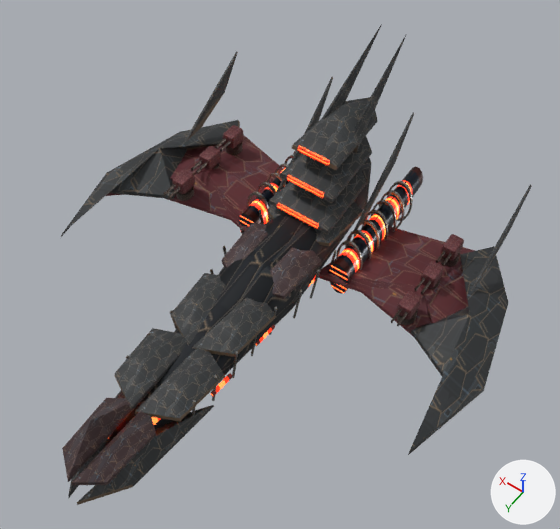
One commit to the glTF model assets/models/dynasty_cruiser_recreated.glb: the scene before it, then after it.
Before and after are seen from a 50 mm camera at (-1.66, 1.7, 3.45) aimed at (-0.17, -0.38, 0.18). The lights are fixed; the arrows at lower right show +X, +Y and +Z. The older version comes first. Vertices at exactly the same position are counted once.

Before the edit, the objects in view are built like this:
```python
me_exposed_mechanical_keel = bpy.data.meshes.new('Exposed mechanical keel')
me_exposed_mechanical_keel.from_pydata(...)  # 3409 vertices, 6486 faces; spans x -4.92..4.92, y -5.1..3.65, z -0.28..1.92
me_exposed_mechanical_keel.materials.append(mat_fleet___shared_pbr_atlas)
ob_baked_original_rig_frame = bpy.data.objects.new('Baked original rig frame', None)
ob_baked_original_rig_frame.location = (-0.000403, -0.535, -0.245)
ob_baked_original_rig_frame.rotation_euler = (0.0, 0.0, 3.14)  # degrees (0, 0, 180)
ob_baked_original_rig_frame.scale = (0.278, 0.325, 0.552)
ob_dynasty_cruiser_recreated = bpy.data.objects.new('dynasty_cruiser_recreated', me_exposed_mechanical_keel)
ob_dynasty_cruiser_recreated.parent = ob_baked_original_rig_frame
ob_dynasty_cruiser_recreated.location = (0.0, 0.0, 0.0)
```
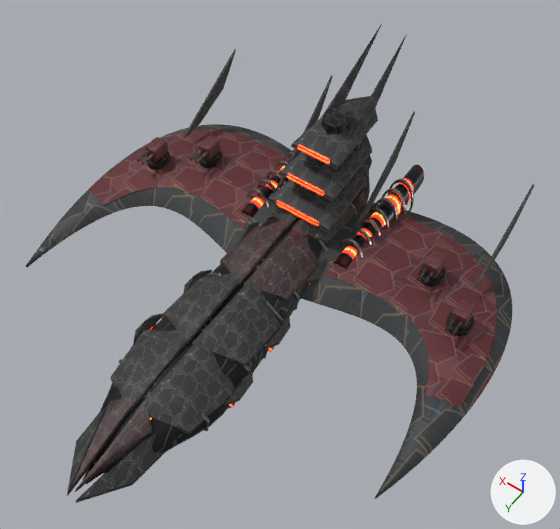
ob_baked_original_rig_frame is not drawn itself; it is the parent of ob_dynasty_cruiser_recreated.

Where the change shows, as pixel boxes (x1, y1, x2, y2) in the pictures (560 x 529 px; the box of a moved part takes in the faces that stretch with it):
'dynasty_cruiser_recreated', reshaped, moved, rescaled (8% wider)
    before: (61, 24, 532, 505)
    after: (26, 24, 534, 503)
part 1 of me_exposed_mechanical_keel, added
    after: (199, 150, 222, 168)
part 2 of me_exposed_mechanical_keel, moved or reshaped
    before: (213, 163, 219, 169)
    after: (202, 152, 219, 162)
part 3 of me_exposed_mechanical_keel, moved or reshaped
    before: (199, 146, 221, 170)
    after: (198, 135, 220, 160)
part 4 of me_exposed_mechanical_keel, moved or reshaped
    before: (191, 160, 202, 171)
    after: (190, 149, 202, 161)
part 5 of me_exposed_mechanical_keel, moved or reshaped
    before: (196, 162, 207, 174)
    after: (195, 152, 206, 163)
part 6 of me_exposed_mechanical_keel, added
    after: (147, 152, 170, 170)
part 7 of me_exposed_mechanical_keel, moved or reshaped
    before: (176, 186, 194, 201)
    after: (149, 153, 167, 164)
part 8 of me_exposed_mechanical_keel, moved or reshaped
    before: (172, 170, 195, 194)
    after: (145, 137, 168, 161)
part 9 of me_exposed_mechanical_keel, moved or reshaped
    before: (164, 184, 176, 196)
    after: (137, 151, 149, 162)
part 10 of me_exposed_mechanical_keel, moved or reshaped
    before: (169, 186, 180, 198)
    after: (142, 153, 153, 165)
part 11 of me_exposed_mechanical_keel, rebuilt
    before: (420, 261, 444, 288)
    after: (423, 269, 443, 280)
part 12 of me_exposed_mechanical_keel, rebuilt
    before: (61, 120, 240, 237)
    after: (26, 124, 293, 268)
part 13 of me_exposed_mechanical_keel, rebuilt (110% wider, 41% taller)
    before: (408, 246, 508, 455)
    after: (301, 203, 512, 499)
part 14 of me_exposed_mechanical_keel, rebuilt
    before: (106, 136, 283, 232)
    after: (89, 129, 289, 229)
part 15 of me_exposed_mechanical_keel, rebuilt
    before: (318, 227, 475, 337)
    after: (324, 215, 497, 407)
part 16 of me_exposed_mechanical_keel, rebuilt (40% narrower, 48% shorter)
    before: (293, 290, 302, 318)
    after: (295, 296, 300, 310)
part 17 of me_exposed_mechanical_keel, deleted
    before: (62, 125, 464, 485)
part 18 of me_exposed_mechanical_keel, reshaped
    before: (86, 158, 371, 486)
    after: (72, 106, 372, 492)
part 19 of me_exposed_mechanical_keel, built on
    before: (421, 281, 431, 295)
    after: (417, 250, 476, 336)
part 20 of me_exposed_mechanical_keel, surface changed
    both: (79, 115, 385, 502)

Edits to the bpy script that builds the scene:
```text
Change me_exposed_mechanical_keel:
    used by ob_dynasty_cruiser_recreated; parent = ob_baked_original_rig_frame; location = (0.0, 0.0, 0.0)
    remove me_exposed_mechanical_keel.from_pydata(...)  # 3409 vertices, 6486 faces; spans x -4.92..4.92, y -5.1..3.65, z -0.28..1.92
    add me_exposed_mechanical_keel.from_pydata(...)  # 5137 vertices, 9638 faces; spans x -4.86..4.86, y -5.1..3.65, z -0.34..1.92
    me_exposed_mechanical_keel part 1: a new loose piece, a 48-sided cylinder along z spanning x -3.11..-2.61, y 1.11..1.61, z 0.18..0.34, in mat_fleet___shared_pbr_atlas
    me_exposed_mechanical_keel part 2: the loose piece of 96 vertices spanning x -3.09..-2.71, y 1.16..1.54, z 0.14..0.24 is moved by (0.04, 0.01, 0.13)
    me_exposed_mechanical_keel part 3: the loose piece of 56 vertices spanning x -3.06..-2.74, y 1.16..1.54, z 0.25..0.44 is moved by (0.04, 0.01, 0.13)
    me_exposed_mechanical_keel part 4: the loose piece of 16 vertices spanning x -3.0..-2.95, y 0.87..1.23, z 0.33..0.39 is moved by (0.04, 0.01, 0.13)
    me_exposed_mechanical_keel part 5: the loose piece of 16 vertices spanning x -2.85..-2.8, y 0.87..1.23, z 0.33..0.39 is moved by (0.04, 0.01, 0.13)
    me_exposed_mechanical_keel part 6: a new loose piece, a 48-sided cylinder along z spanning x -4.1..-3.6, y 0.53..1.03, z 0.14..0.3, in mat_fleet___shared_pbr_atlas
    me_exposed_mechanical_keel part 7: the loose piece of 96 vertices spanning x -3.09..-2.71, y 0.36..0.74, z 0.14..0.24 is moved by (-0.95, 0.23, 0.09)
    me_exposed_mechanical_keel part 8: the loose piece of 56 vertices spanning x -3.06..-2.74, y 0.36..0.74, z 0.25..0.44 is moved by (-0.95, 0.23, 0.09)
    me_exposed_mechanical_keel part 9: the loose piece of 16 vertices spanning x -3.0..-2.95, y 0.07..0.43, z 0.33..0.39 is moved by (-0.95, 0.23, 0.09)
    me_exposed_mechanical_keel part 10: the loose piece of 16 vertices spanning x -2.85..-2.8, y 0.07..0.43, z 0.33..0.39 is moved by (-0.95, 0.23, 0.09)
    me_exposed_mechanical_keel part 11: the loose piece of 56 vertices spanning x 2.74..3.06, y 1.16..1.54, z 0.25..0.44 is rebuilt with 96 vertices and now spans x 2.67..3.05, y 1.17..1.55, z 0.27..0.37
    me_exposed_mechanical_keel part 12: the loose piece of 17 vertices spanning x -4.92..-3.0, y -1.6..2.95, z 0.06..0.38 is rebuilt with 264 vertices and now spans x -4.86..-0.6, y -2.5..2.88, z -0.05..0.3
    me_exposed_mechanical_keel part 13: the loose piece of 17 vertices spanning x 3.0..4.92, y -1.6..2.95, z 0.06..0.38 is rebuilt with 264 vertices and now spans x 0.6..4.86, y -2.5..2.88, z -0.05..0.3
    me_exposed_mechanical_keel part 14: the loose piece of 15 vertices spanning x -4.65..-0.65, y -0.3..2.8, z -0.01..0.27 is rebuilt with 99 vertices and now spans x -4.68..-1.04, y -0.66..2.41, z 0.14..0.31
    me_exposed_mechanical_keel part 15: the loose piece of 15 vertices spanning x 0.65..4.65, y -0.3..2.8, z -0.01..0.27 is rebuilt with 99 vertices and now spans x 1.04..4.68, y -0.66..2.41, z 0.14..0.31
    me_exposed_mechanical_keel part 16: the loose piece of 12 vertices spanning x 0.81..1.01, y -0.31..-0.26, z -0.18..0.37 is rebuilt with 12 vertices and now spans x 0.83..0.94, y -0.31..-0.26, z -0.06..0.19
    me_exposed_mechanical_keel part 17: 37 loose pieces with 926 vertices, spanning x -3.09..3.09, y -5.01..2.29, z -0.18..0.59, are deleted
    me_exposed_mechanical_keel part 18: 3 vertices moved from x -0.15..0.15, y 2.4..3.2, z -0.16..0.19 to x -0.14..0.14, y 3.0..3.2, z 0.08..0.26; 219 vertices removed from x -1.01..1.01, y -4.8..3.2, z -0.28..0.52; 1531 vertices added at x -1.28..1.28, y -5.01..3.2, z -0.34..1.45
    me_exposed_mechanical_keel part 19: 16 vertices removed from x 2.95..3.0, y 0.87..1.23, z 0.33..0.39; 464 vertices added at x 2.61..4.1, y 0.3..1.61, z 0.14..0.56
    me_exposed_mechanical_keel part 20: 66 kept faces spanning x -3.72..3.8, y -5.1..3.65, z -0.05..1.92 get new texture (UV) coordinates
    other edits to the shape of me_exposed_mechanical_keel do not show in these pictures
Change ob_baked_original_rig_frame:
    ob_baked_original_rig_frame.location: (-0.000403, -0.535, -0.245) -> (-0.000345, -0.535, -0.218)
    ob_baked_original_rig_frame.scale: (0.278, 0.325, 0.552) -> (0.281, 0.325, 0.538)
```
